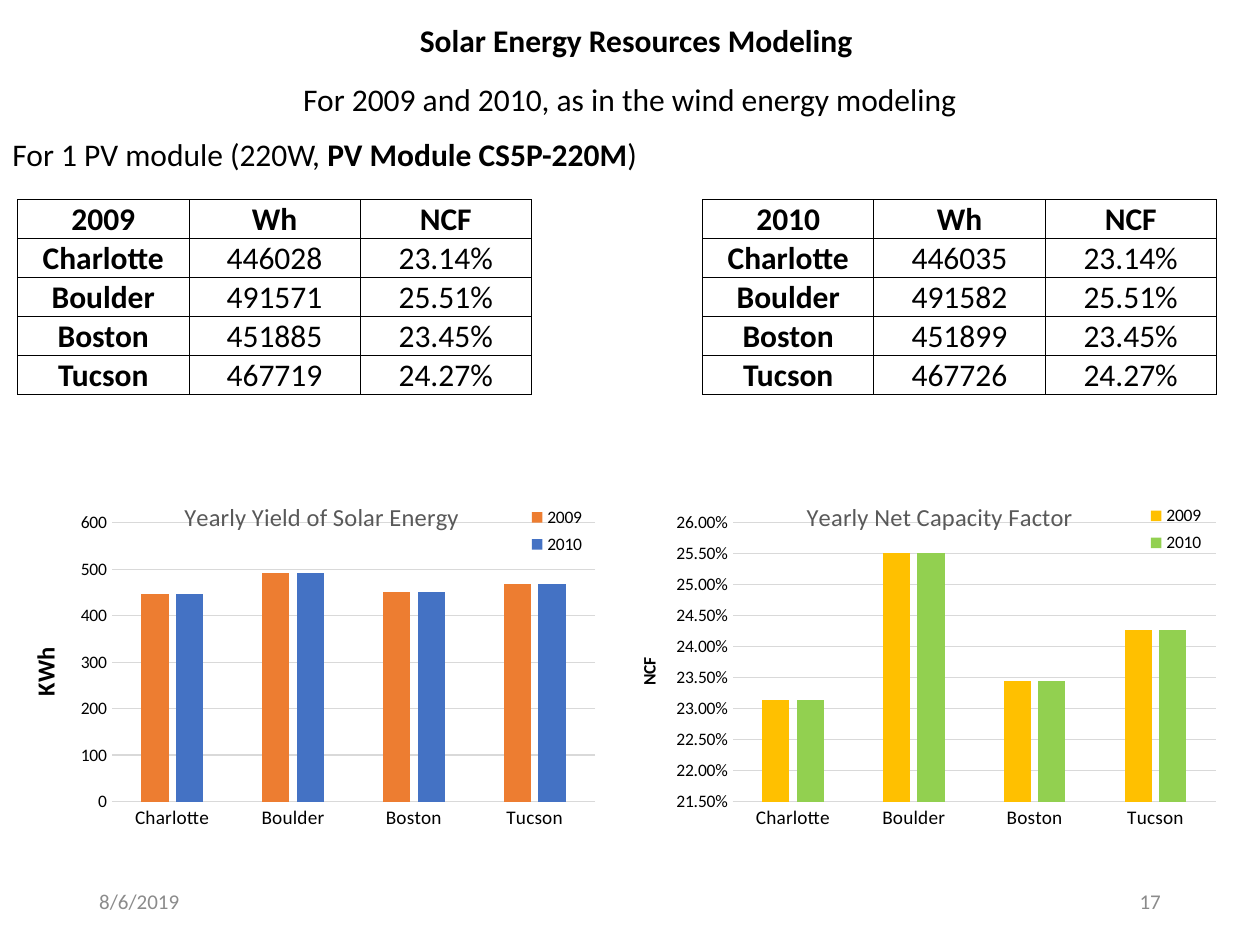
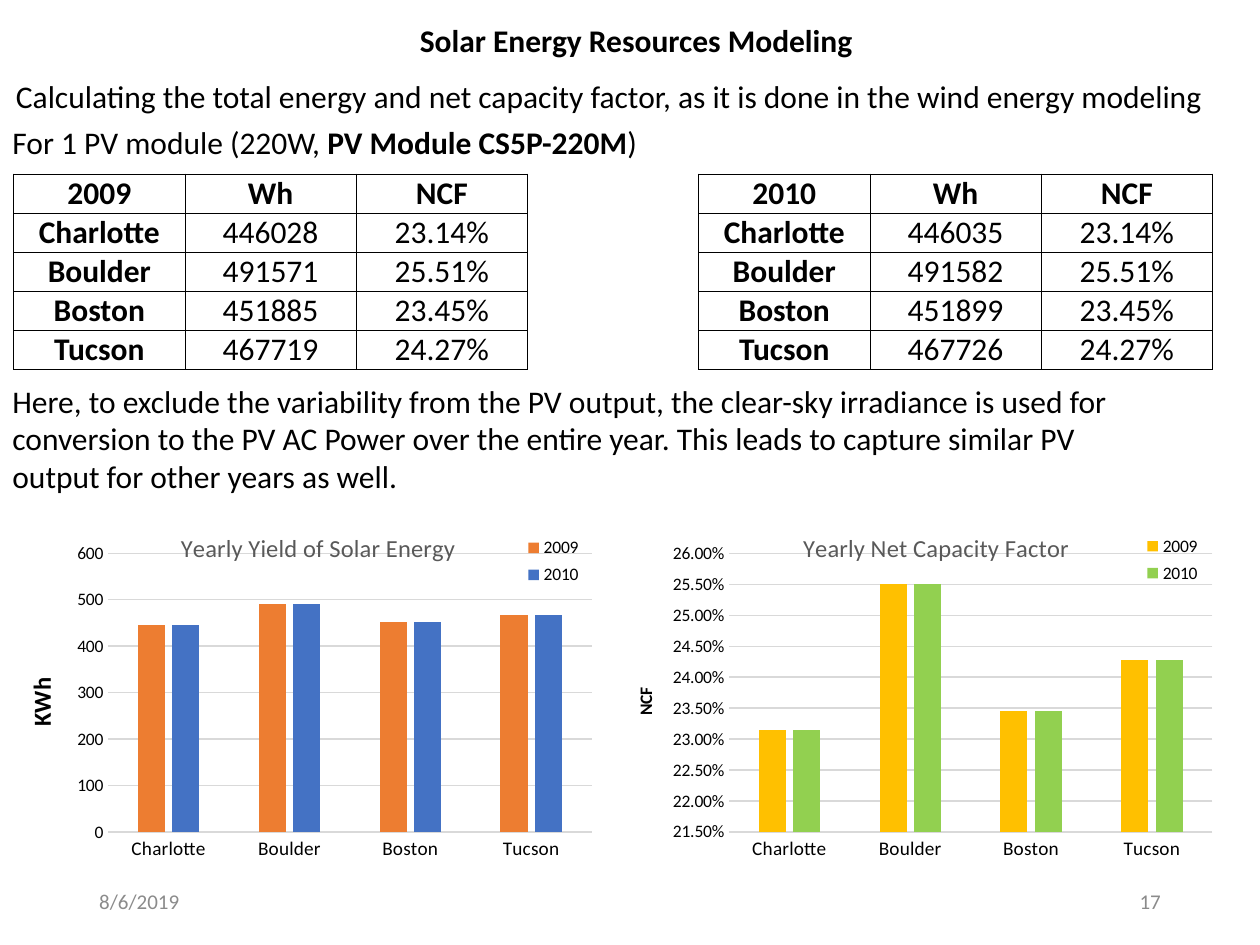
Before and after one commit to MohamedAbuella/Ascend-Analyticis-docs, a slide deck: slide 17 of +Presentation for Energy_Analytics/Wind_Solar_Energy_Modeling_Analysis.pptx. Drawn at 1260x945 pixels with LibreOffice and Linux fonts; fonts in the diff are those of the drawing. Boxes give left, top, right and bottom in pixels: in the first picture for what was removed or moved away, otherwise in the second. Text is boxed around its words. In the diff, an @@ line names an element or a change of style, - is before the commit and + after.

```diff
--- a/+Presentation for Energy_Analytics/Wind_Solar_Energy_Modeling_Analysis.pptx
+++ b/+Presentation for Energy_Analytics/Wind_Solar_Energy_Modeling_Analysis.pptx
@@ text at <box>16,86,1201,114</box>: text changed @@
-For 2009 and 2010, as in the wind energy modeling
+Calculating the total energy and net capacity factor, as it is done in the wind energy modeling
@@ text "For 1 PV module (220W, ...": place and size @@
-text "For 1 PV module (220W, ..." at <box>12,143,637,170</box>
+text "For 1 PV module (220W, ..." at <box>12,131,637,158</box>
@@ table: place and size @@
-table at <box>18,200,1217,625</box>
+table at <box>14,174,1213,365</box>
@@ text added at <box>12,391,1106,493</box>, 18 pt, text #000000 @@
+Here, to exclude the variability from the PV output, the clear-sky irradiance is used for conversion to the PV AC Power over the entire year. This leads to capture similar PV output for other years as well.
@@ column chart: place and size @@
-column chart at <box>14,481,630,847</box>
+column chart at <box>10,513,626,878</box>
@@ column chart: place and size @@
-column chart at <box>635,481,1251,847</box>
+column chart at <box>631,513,1247,878</box>
```
Also in this commit, not shown: 1 other file.
